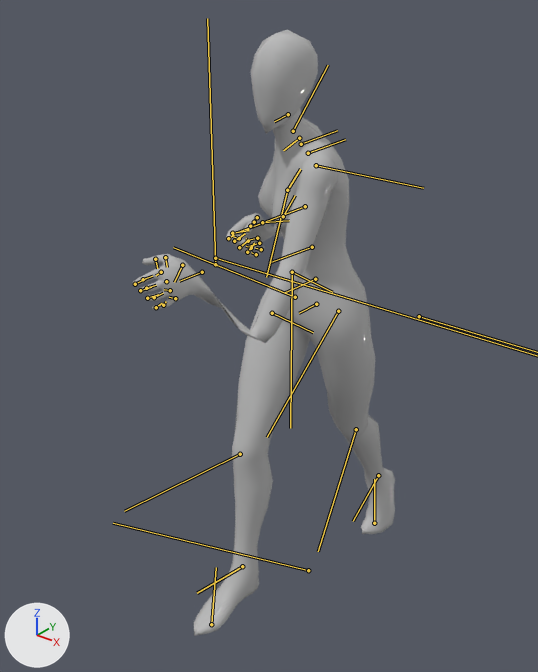
An edit to the FBX model Content/Characters/LakayaCharacter/Dummy/Walk/Char_Walk_Fwd.fbx, drawn before and after from the same camera.
The view is the same before and after, from a 50 mm camera at (1.038, -1.501, 1.714) aimed at (-0.113, -0.063, 0.823). Lighting does not change. The marker at lower left points along +X, +Y and +Z. Both versions are drawn at frame 16 of the action 'Take 001'; the numbers are the values there. The bones that bend it are drawn over the model as lines.
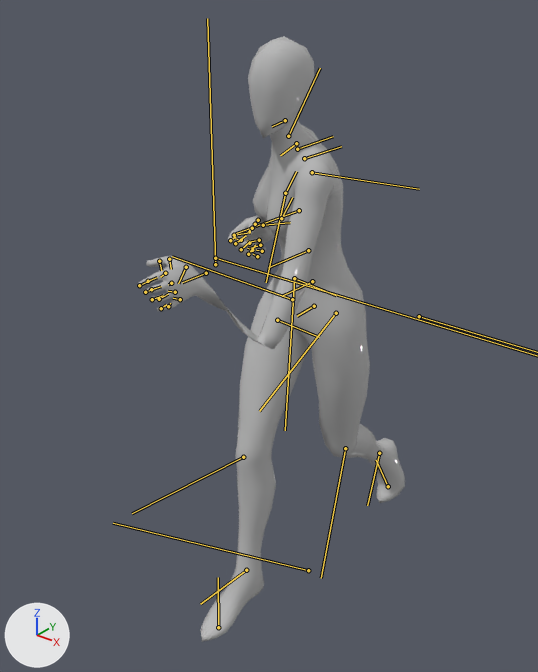
What the commit changed:
Object 'Root_01' (bone_rig_object) moves from (-0.002, 92.794, 0.184) to (-1.418, 91.407, -0.688).
Object 'Root_01' (bone_rig_object) turns from (-131, -94, 41) to (28, -87, -118) degrees about its own x, y and z.
Bone 'Spine0' (bone_spine0) turns from (-14, 2, 12) to (-17, 3, 13) degrees about its own x, y and z.
Bone 'Spine1' (bone_spine1) turns from (-13, -1, 10) to (-10, 0, 10) degrees about its own x, y and z.
Bone 'Spine2' (bone_spine2) turns from (-10, -1, 10) to (-11, -4, 6) degrees about its own x, y and z.
Bone 'Neck' (bone_neck) turns from (16, 1, -11) to (15, 0, -9) degrees about its own x, y and z.
Bone 'Clavicle_L' (bone_clavicle_l) moves from (-0.1, -0.2, -0.2) to (-0.1, -0.3, -0.2).
Bone 'Clavicle_L' (bone_clavicle_l) turns from (14, -11, -19) to (12, -11, -20) degrees about its own x, y and z.
Bone 'UpperArm_L' (bone_upperarm_l) turns from (1, 9, -32) to (1, 7, -27) degrees about its own x, y and z.
Bone 'Forearm_L' (bone_forearm_l) moves from (-21.8, -11.7, -19.2) to (-20.8, -12.6, -19.4).
Bone 'Forearm_L' (bone_forearm_l) turns from (-45, -51, 64) to (-39, -56, 57) degrees about its own x, y and z.
Bone 'Hand_L' (bone_hand_l) moves from (-20.7, 30.0, -36.1) to (-20.7, 29.5, -35.9).
Bone 'Hand_L' (bone_hand_l) turns from (66, 70, 62) to (66, 69, 60) degrees about its own x, y and z.
Bone 'Clavicle_R' (bone_clavicle_r) moves from (-0.2, 1.3, -0.4) to (-0.2, 1.2, -0.3).
Bone 'Clavicle_R' (bone_clavicle_r) turns from (-6, 19, 17) to (-4, 17, 17) degrees about its own x, y and z.
Bone 'UpperArm_R' (bone_upperarm_r) turns from (-50, -11, -11) to (-54, -11, -8) degrees about its own x, y and z.
Bone 'Forearm_R' (bone_forearm_r) moves from (10.6, 3.5, -7.4) to (10.8, 3.7, -7.9).
Bone 'Forearm_R' (bone_forearm_r) turns from (-24, 15, -38) to (-25, 14, -40) degrees about its own x, y and z.
Bone 'Head' (bone_head) turns from (24, -4, -15) to (24, 0, -16) degrees about its own x, y and z.
Bone 'Thigh_L' (bone_thigh_l) moves from (0.2, -0.2, 0.4) to (0.3, -0.4, 0.5).
Bone 'Thigh_L' (bone_thigh_l) turns from (-27, -15, -12) to (-31, -11, -1) degrees about its own x, y and z.
Bone 'Calf_L' (bone_calf_l) turns from (0, 0, -12) to (0, 0, -43) degrees about its own x, y and z.
Bone 'Foot_L' (bone_foot_l) turns from (21, 18, 5) to (12, 19, -3) degrees about its own x, y and z.
Bone 'Thigh_R' (bone_thigh_r) moves from (0.1, 3.2, -0.1) to (0.0, 3.9, -0.1).
Bone 'Thigh_R' (bone_thigh_r) turns from (0, 16, 35) to (-3, 18, 36) degrees about its own x, y and z.
Bone 'Calf_R' (bone_calf_r) turns from (0, 0, -21) to (0, 0, -19) degrees about its own x, y and z.
Bone 'Foot_R' (bone_foot_r) turns from (-13, -11, 3) to (-9, -16, -6) degrees about its own x, y and z.

Changed parts and their boxes [x1, y1, x2, y2] in the pictures (538 x 672 px):
'Mesh', posed: before [133, 30, 395, 636]; after [137, 36, 405, 642]
bone 'Spine0', root to tip: before (315, 279) to (285, 292); after (312, 281) to (282, 296)
bone 'Spine1', root to tip: before (312, 247) to (271, 262); after (308, 250) to (268, 267)
bone 'Spine2', root to tip: before (305, 206) to (238, 232); after (299, 210) to (233, 234)
bone 'Neck', root to tip: before (299, 138) to (283, 150); after (296, 143) to (280, 155)
bone 'Clavicle_L', root to tip: before (308, 153) to (345, 139); after (304, 158) to (341, 146)
bone 'UpperArm_L', root to tip: before (316, 165) to (423, 188); after (312, 172) to (419, 189)
bone 'Forearm_L', root to tip: before (292, 272) to (290, 428); after (294, 278) to (285, 430)
bone 'Hand_L', root to tip: before (202, 272) to (179, 281); after (206, 273) to (182, 282)
bone 'Clavicle_R', root to tip: before (301, 144) to (337, 130); after (297, 149) to (333, 136)
bone 'UpperArm_R', root to tip: before (293, 131) to (328, 65); after (288, 136) to (320, 68)
bone 'Forearm_R', root to tip: before (287, 190) to (266, 277); after (285, 193) to (266, 282)
bone 'Head', root to tip: before (288, 114) to (274, 121); after (285, 120) to (272, 126)
bone 'Thigh_L', root to tip: before (338, 311) to (267, 437); after (336, 313) to (259, 411)
bone 'Calf_L', root to tip: before (356, 429) to (318, 551); after (345, 448) to (321, 578)
bone 'Foot_L', root to tip: before (378, 475) to (353, 521); after (379, 453) to (367, 505)
bone 'Thigh_R', root to tip: before (295, 297) to (173, 247); after (292, 299) to (172, 256)
bone 'Calf_R', root to tip: before (240, 454) to (124, 511); after (243, 457) to (132, 513)
bone 'Foot_R', root to tip: before (242, 566) to (197, 593); after (246, 570) to (200, 604)
